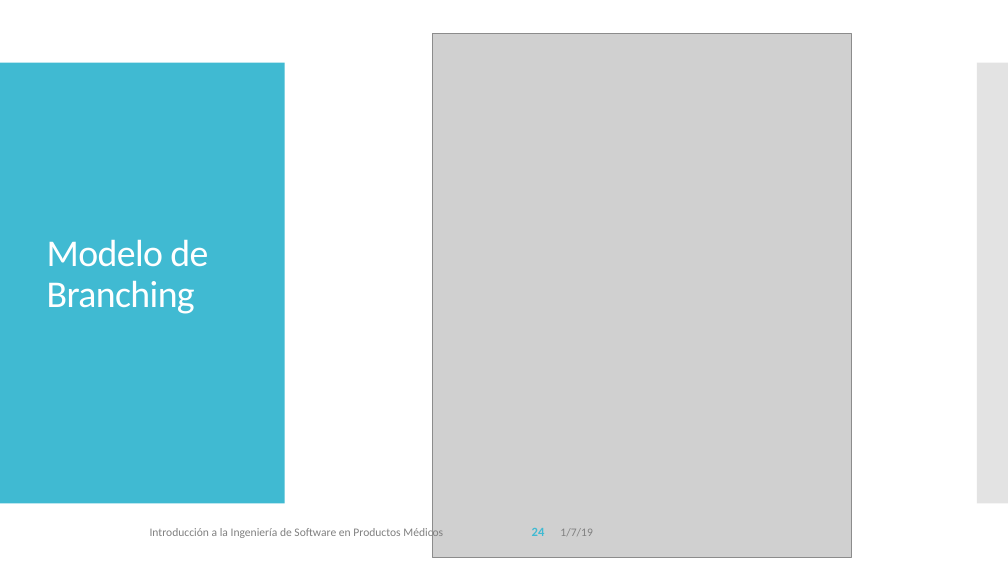
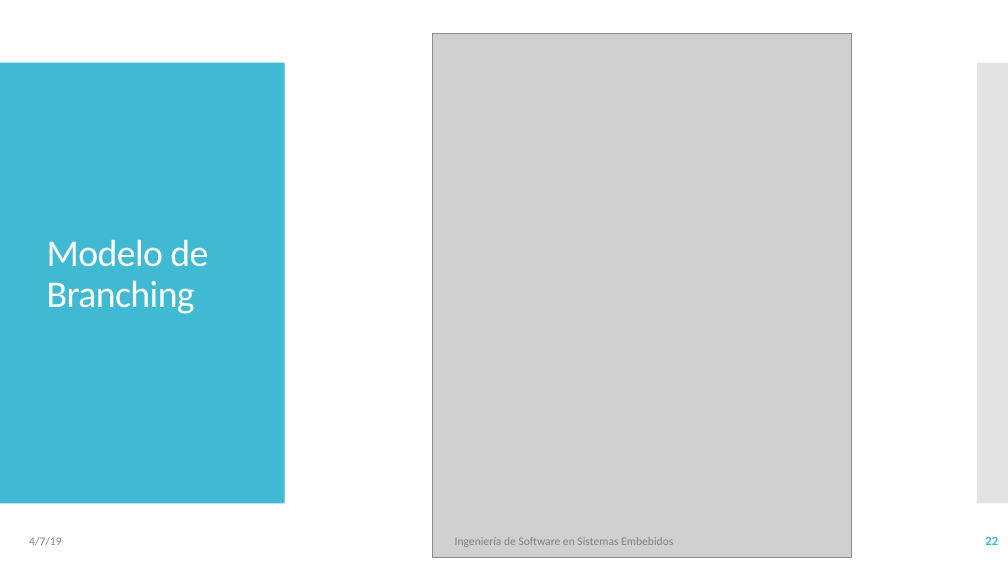
Before and after one commit to vvalotto/IS-en-Sistemas-Embebidos, a slide deck: slide 22 of 06 - IS - Administracion de la configuración .pptx (slide 24 before the commit). Drawn at 1008x567 pixels with LibreOffice and Linux fonts; fonts in the diff are those of the drawing; grey boxes stand for pictures. Boxes give left, top, right and bottom in pixels: in the first picture for what was removed or moved away, otherwise in the second. Text is boxed around its words. In the diff, an @@ line names an element or a change of style, - is before the commit and + after.

```diff
--- a/06 - IS - Administracion de la configuración .pptx
+++ b/06 - IS - Administracion de la configuración .pptx
@@ text at bbox=[29, 537, 61, 546]: text changed @@
-1/7/19
+4/7/19
@@ text at bbox=[455, 537, 673, 547]: text changed @@
-Introducción a la Ingeniería de Software en Productos Médicos
+Ingeniería de Software en Sistemas Embebidos
@@ page number removed at bbox=[532, 528, 545, 536] @@
-24
@@ page number added at bbox=[985, 536, 998, 545], 12 pt, text #40BAD2, bold @@
+22
```
Also in this commit, not shown: 36 other slides changed, 3 slides added, 2 slides removed, 2 other files.
